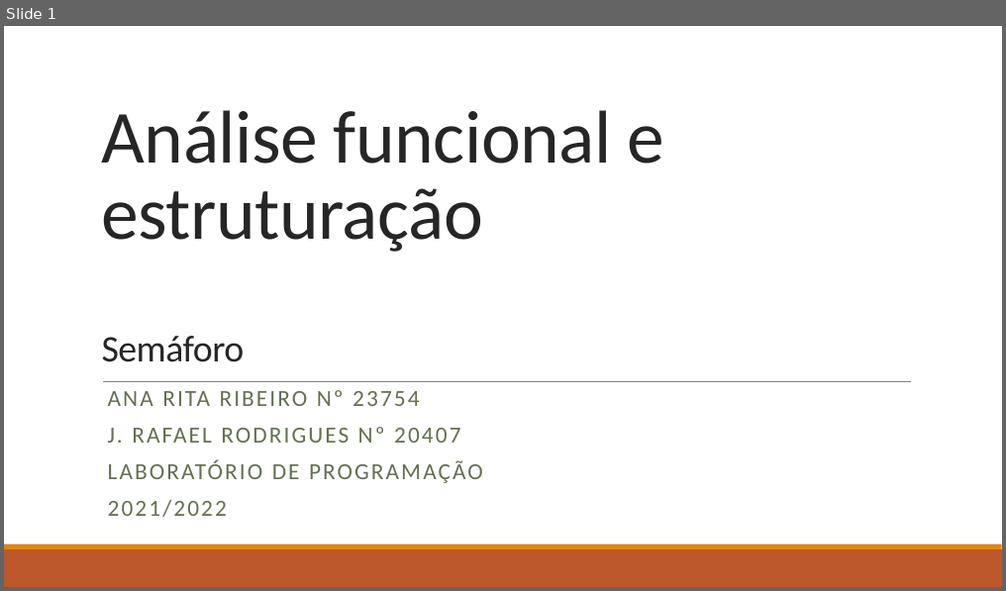
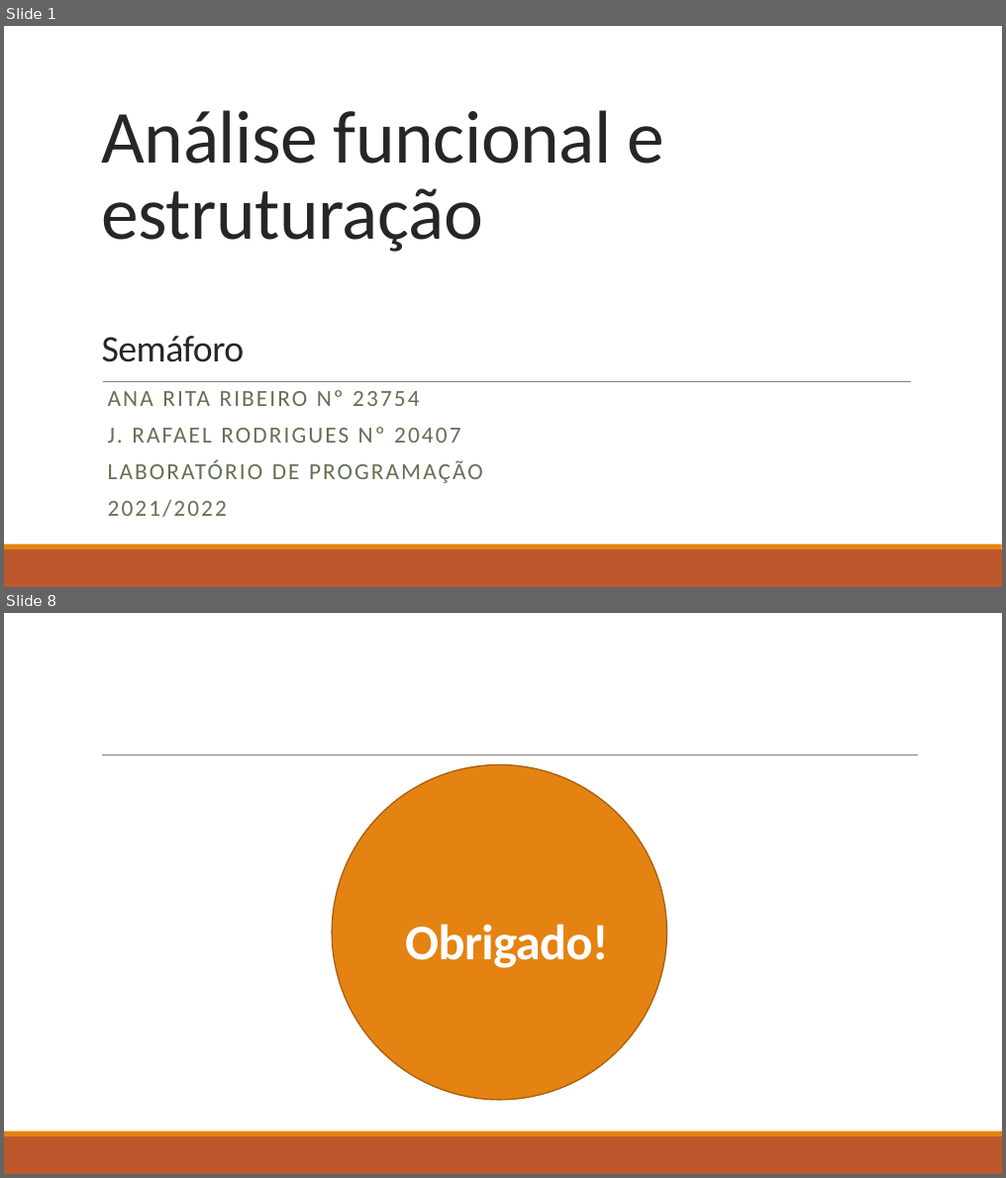
Before and after one commit to rafar99/SemaforoTP, a slide deck: Análise funcional e estruturação.pptx. Shown one above the other, each under a label of ours: slide 1 before the commit, slides 1 and 8 after it; the slides between them are not shown. The pictures are 1006x591 and 1006x1178 pixels, drawn with LibreOffice and Linux fonts; fonts in the diff are those of the drawing. Boxes give left, top, right and bottom in pixels: in the first picture for what was removed or moved away, otherwise in the second. Text is boxed around its words. In the diff, an @@ line names an element or a change of style, - is before the commit and + after.

```diff
--- a/Análise funcional e estruturação.pptx
+++ b/Análise funcional e estruturação.pptx
@@ slide 8 added at (4,613,1002,1174), background #FFFFFF; not listed: 2 template elements that a slide beside it also shows @@
@@ line added from (102, 756) to (918, 756), #808080 0.5 pt @@
@@ ellipse added at (332,765,667,1100), fill #E48312, outline #A9610D 1.25 pt @@
@@ title added at (405,924,609,968), 48 pt, text #FFFFFF, bold @@
+Obrigado!
```
Also in this commit, not shown: 6 other slides added, 2 slides removed.
